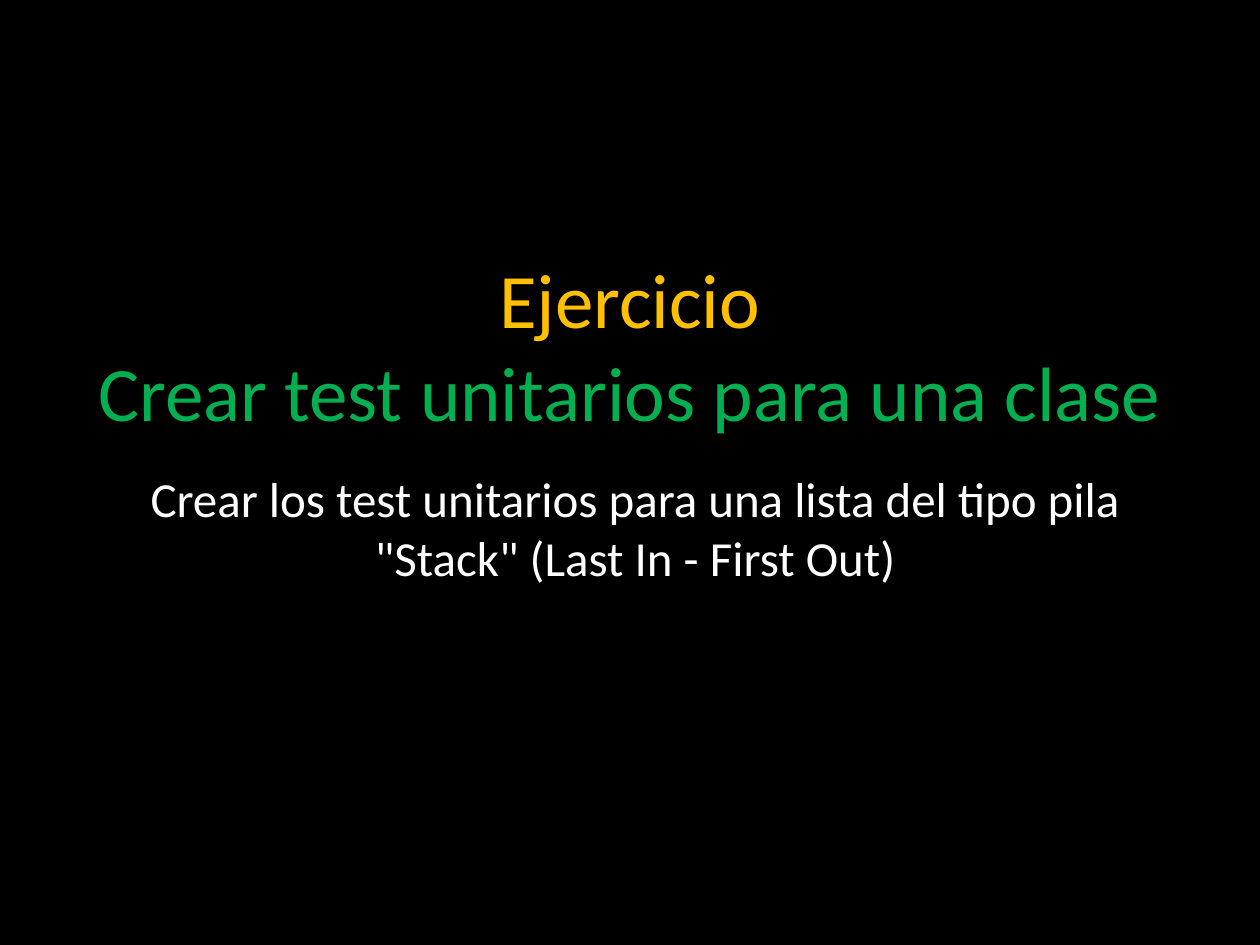
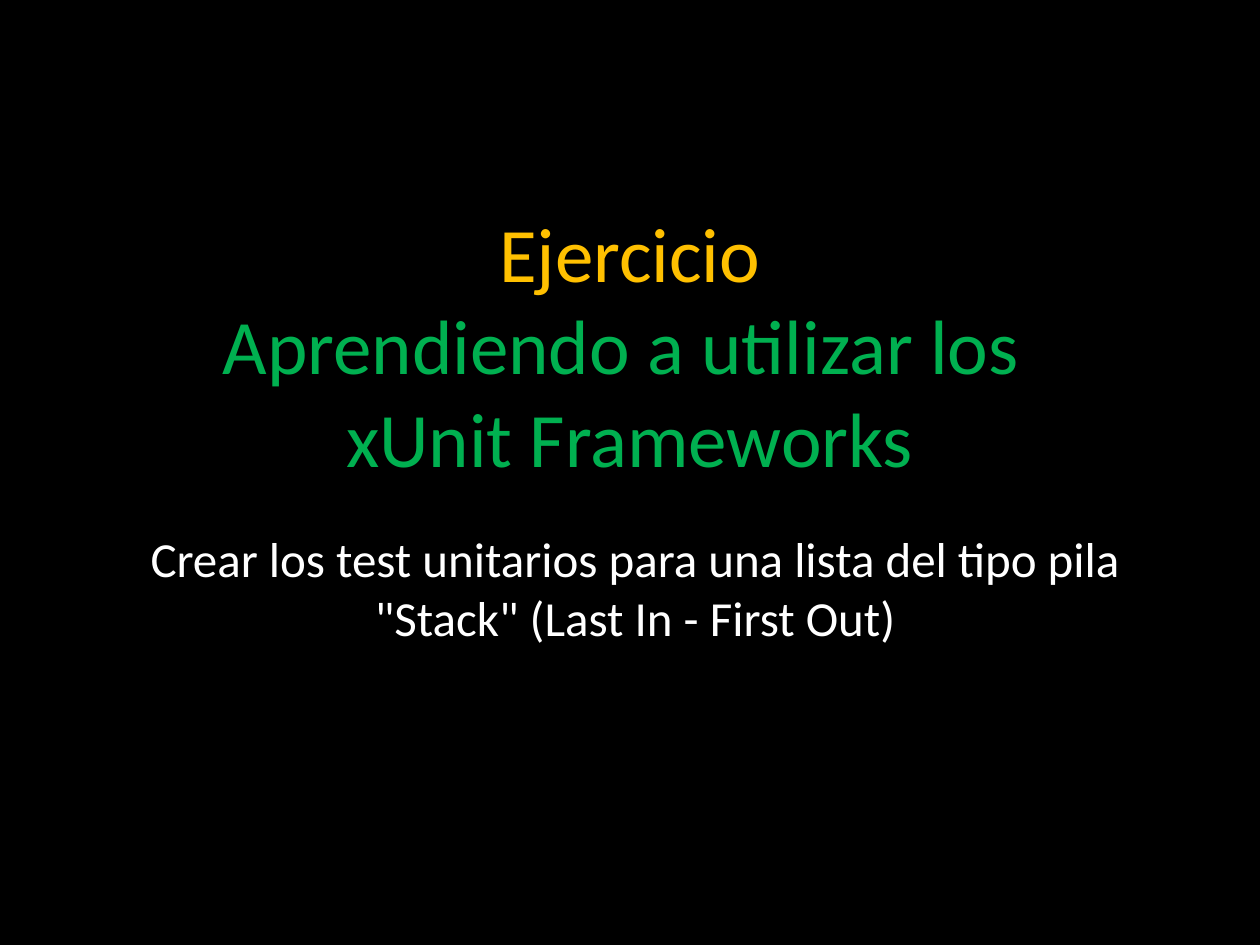
Before and after one commit to angelnunezsalazar/Test-Automation-NET, a slide deck: slide 20 of Diapositivas/Test Automation .NET.pptx. Drawn at 1260x945 pixels with LibreOffice and Linux fonts; fonts in the diff are those of the drawing; background and template pictures are left out. Boxes give left, top, right and bottom in pixels: in the first picture for what was removed or moved away, otherwise in the second. Text is boxed around its words. In the diff, an @@ line names an element or a change of style, - is before the commit and + after.

Commit message:
Nuevo Ejercicio: Técnicas y Prácticas al escribir Unit Tests

```diff
--- a/Diapositivas/Test Automation .NET.pptx
+++ b/Diapositivas/Test Automation .NET.pptx
@@ title at <box>223,229,1018,468</box>: text changed @@
-Ejercicio
-Crear test unitarios para una clase
+Ejercicio
+Aprendiendo a utilizar los
+xUnit Frameworks
@@ text "Crear los test unitarios para ...": place and size @@
-text "Crear los test unitarios para ..." at <box>151,483,1120,583</box>
+text "Crear los test unitarios para ..." at <box>151,543,1120,643</box>
```
Also in this commit, not shown: 4 other slides changed, 13 slides added, 5 slides removed, 45 other files.
